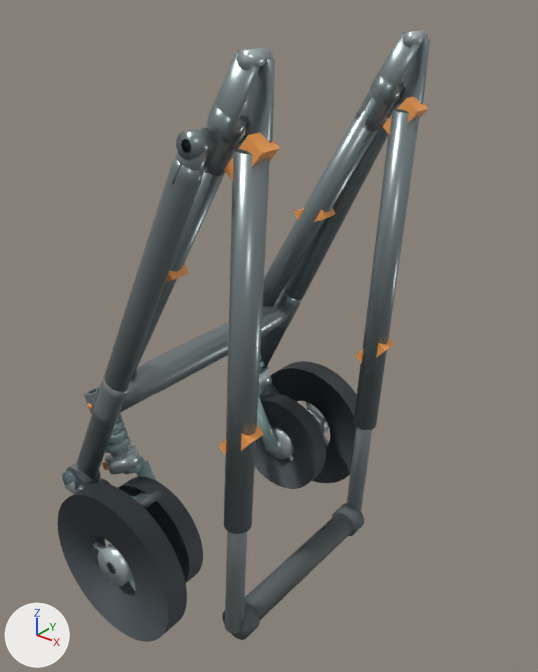
The glTF model models/no_cabin/w380_state3_wheel_S.glb, before and after one commit.
The view is the same before and after, from a 50 mm lens placed at (1.446, -0.636, 0.747), pointed at (0.934, 0.005, 0.35). Every picture has the same lights, and +X, +Y and +Z are marked at lower left. The picture after the commit comes second. Where no turn or scale is listed for an object, it has been applied to the vertices.

In view in the first picture: 'FL_tire.013', 'FR_tire.013', 'RL_tire.013', 'RR_tire.013', 'V46_rear_leg_-1', 'V46_rear_leg_1', 'V46_rearbar', 'main_lower_-1.001', 'main_lower_1.001', 'main_upper_-1.001', 'main_upper_1.001', 'round_handle.012' and 48 more.
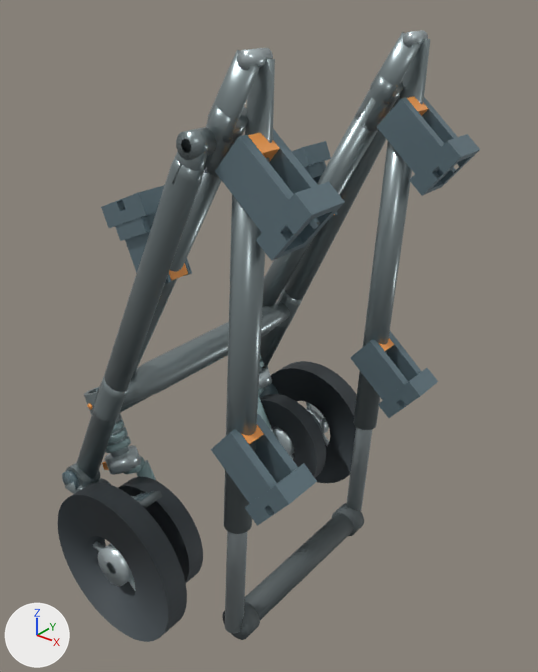
Diff of the bpy script that builds the scene:
```diff
--- a/models/no_cabin/w380_state3_wheel_S.glb.py
+++ b/models/no_cabin/w380_state3_wheel_S.glb.py
@@ mat_universal_cabin_receiver @@
+mat_universal_cabin_receiver = principled_material('Universal Cabin Receiver')
+mat_universal_cabin_receiver.base_color = (0.18, 0.26, 0.3)  # greyish blue #768b95
+mat_universal_cabin_receiver.metallic = 0.58
+mat_universal_cabin_receiver.roughness = 0.42
@@ me_universal_cabin_receiver_m__1 @@
+me_universal_cabin_receiver_m__1.from_pydata(...)  # 76 vertices, 156 faces; spans x 1.0034..1.1092, y -0.159..-0.111, z 0.5244..0.6258
+me_universal_cabin_receiver_m__1.materials.append(mat_universal_cabin_receiver)  # greyish blue #768b95
@@ me_universal_cabin_receiver_l__1 @@
+me_universal_cabin_receiver_l__1.from_pydata(...)  # 84 vertices, 168 faces; spans x 0.8439..0.9299, y -0.159..-0.111, z 0.4504..0.5571
+me_universal_cabin_receiver_l__1.materials.append(mat_universal_cabin_receiver)  # greyish blue #768b95
@@ me_universal_cabin_receiver_h__1 @@
+me_universal_cabin_receiver_h__1.from_pydata(...)  # 76 vertices, 156 faces; spans x 0.9848..1.0906, y -0.159..-0.111, z 0.225..0.3264
+me_universal_cabin_receiver_h__1.materials.append(mat_universal_cabin_receiver)  # greyish blue #768b95
@@ me_universal_cabin_receiver_m_1 @@
+me_universal_cabin_receiver_m_1.from_pydata(...)  # 76 vertices, 156 faces; spans x 1.0034..1.1092, y 0.111..0.159, z 0.5244..0.6258
+me_universal_cabin_receiver_m_1.materials.append(mat_universal_cabin_receiver)  # greyish blue #768b95
@@ me_universal_cabin_receiver_l_1 @@
+me_universal_cabin_receiver_l_1.from_pydata(...)  # 84 vertices, 168 faces; spans x 0.8439..0.9299, y 0.111..0.159, z 0.4504..0.5571
+me_universal_cabin_receiver_l_1.materials.append(mat_universal_cabin_receiver)  # greyish blue #768b95
@@ me_universal_cabin_receiver_h_1 @@
+me_universal_cabin_receiver_h_1.from_pydata(...)  # 76 vertices, 156 faces; spans x 0.9848..1.0906, y 0.111..0.159, z 0.225..0.3264
+me_universal_cabin_receiver_h_1.materials.append(mat_universal_cabin_receiver)  # greyish blue #768b95
@@ ob_universal_cabin_receiver_m__1 @@
+ob_universal_cabin_receiver_m__1 = bpy.data.objects.new('Universal_Cabin_Receiver_M_-1', me_universal_cabin_receiver_m__1)
+ob_universal_cabin_receiver_m__1.location = (0.0, 0.0, 0.0)
@@ ob_universal_cabin_receiver_l__1 @@
+ob_universal_cabin_receiver_l__1 = bpy.data.objects.new('Universal_Cabin_Receiver_L_-1', me_universal_cabin_receiver_l__1)
+ob_universal_cabin_receiver_l__1.location = (0.0, 0.0, 0.0)
@@ ob_universal_cabin_receiver_h__1 @@
+ob_universal_cabin_receiver_h__1 = bpy.data.objects.new('Universal_Cabin_Receiver_H_-1', me_universal_cabin_receiver_h__1)
+ob_universal_cabin_receiver_h__1.location = (0.0, 0.0, 0.0)
@@ ob_universal_cabin_receiver_m_1 @@
+ob_universal_cabin_receiver_m_1 = bpy.data.objects.new('Universal_Cabin_Receiver_M_1', me_universal_cabin_receiver_m_1)
+ob_universal_cabin_receiver_m_1.location = (0.0, 0.0, 0.0)
@@ ob_universal_cabin_receiver_l_1 @@
+ob_universal_cabin_receiver_l_1 = bpy.data.objects.new('Universal_Cabin_Receiver_L_1', me_universal_cabin_receiver_l_1)
+ob_universal_cabin_receiver_l_1.location = (0.0, 0.0, 0.0)
@@ ob_universal_cabin_receiver_h_1 @@
+ob_universal_cabin_receiver_h_1 = bpy.data.objects.new('Universal_Cabin_Receiver_H_1', me_universal_cabin_receiver_h_1)
+ob_universal_cabin_receiver_h_1.location = (0.0, 0.0, 0.0)
```

Where the change shows, as pixel boxes (x1, y1, x2, y2) in the pictures (538 x 672 px):
'Universal_Cabin_Receiver_M_-1', added: after (215, 129, 345, 261)
'Universal_Cabin_Receiver_H_-1', added: after (211, 414, 317, 526)
'Universal_Cabin_Receiver_M_1', added: after (377, 97, 480, 196)
'Universal_Cabin_Receiver_H_1', added: after (351, 331, 438, 418)
'Universal_Cabin_Receiver_L_-1', added: after (101, 185, 192, 284)
'Universal_Cabin_Receiver_L_1', added: after (291, 141, 338, 222)
